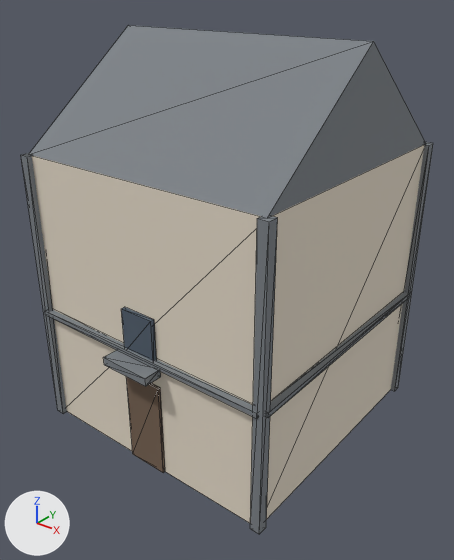
The glTF model public/buildings/lot_1x1.glb, before and after one commit.
Before and after are seen from a 50 mm lens placed at (12.09, -8.04, 10.6), pointed at (3.48, 2.71, 3.93). Every picture has the same lights, and +X, +Y and +Z are marked at lower left. The first picture is the older version. Mesh edges are drawn as thin lines. Vertices at exactly the same position are counted once.

Script lines for the objects in view, before the commit:
```python
me_lot_1x1 = bpy.data.meshes.new('lot_1x1')
me_lot_1x1.from_pydata(...)  # 98 vertices, 150 faces; spans x -0.16..6.66, y -0.55..6.66, z 0.0..9.5
# faces by material slot: [12, 114, 12, 12]
me_lot_1x1.materials.append(mat_lot_1x1)  # pale yellow #e5dac8
me_lot_1x1.materials.append(mat_lot_1x1_trim)  # grey #7c8186
me_lot_1x1.materials.append(mat_lot_1x1_door)  # brown #766150
me_lot_1x1.materials.append(mat_lot_1x1_glass)  # greyish blue #505d6c
ob_lot_1x1 = bpy.data.objects.new('lot_1x1', me_lot_1x1)
ob_lot_1x1.location = (0.0, 0.0, 0.0)
```
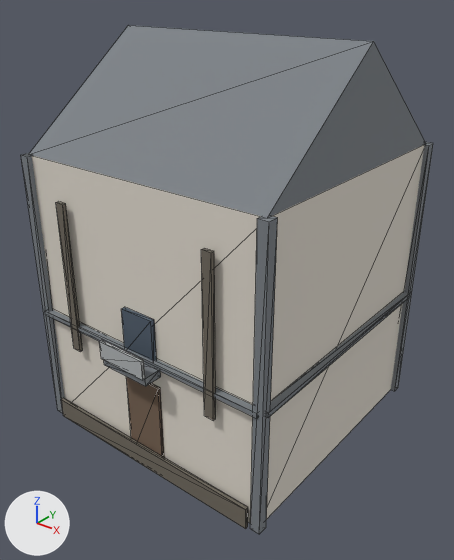
Where the change shows, as pixel boxes (x1, y1, x2, y2) in the pictures (454 x 560 px):
```json
{"part": 1, "of": "me_lot_1x1", "change": "added", "after": [61, 398, 248, 529]}
{"part": 2, "of": "me_lot_1x1", "change": "added", "after": [56, 201, 83, 352]}
{"part": 3, "of": "me_lot_1x1", "change": "added", "after": [201, 248, 216, 421]}
{"part": 4, "of": "me_lot_1x1", "change": "added", "after": [99, 340, 145, 380]}
```

The change, as JSON lines over the scene's bpy script:
```json
{"op": "add", "block": "mat_lot_1x1_metal", "code": ["mat_lot_1x1_metal = principled_material('lot_1x1_metal')", "mat_lot_1x1_metal.base_color = (0.44, 0.46, 0.47)  # grey #b1b5b6", "mat_lot_1x1_metal.roughness = 0.85"]}
{"op": "add", "block": "mat_lot_1x1_dirt", "code": ["mat_lot_1x1_dirt = principled_material('lot_1x1_dirt')", "mat_lot_1x1_dirt.base_color = (0.16, 0.14, 0.11)  # brown #6f695d", "mat_lot_1x1_dirt.roughness = 0.85"]}
{"block": "me_lot_1x1", "where": "# used by ob_lot_1x1; location = (0.0, 0.0, 0.0)"}
{"op": "remove", "block": "me_lot_1x1", "code": "me_lot_1x1.from_pydata(...)  # 98 vertices, 150 faces; spans x -0.16..6.66, y -0.55..6.66, z 0.0..9.5"}
{"op": "add", "block": "me_lot_1x1", "code": "me_lot_1x1.from_pydata(...)  # 136 vertices, 210 faces; spans x -0.16..6.66, y -0.62..6.68, z 0.0..9.5"}
{"block": "me_lot_1x1", "change": "me_lot_1x1 part 1: a new loose piece, a box spanning x 0.2..6.3, y -0.18..-0.1, z 0.0..0.55, in mat_lot_1x1_dirt (brown #6f695d)"}
{"block": "me_lot_1x1", "change": "me_lot_1x1 part 2: a new loose piece, a box spanning x 1.05..1.29, y -0.19..-0.11, z 2.45..6.16, in mat_lot_1x1_dirt (brown #6f695d)"}
{"block": "me_lot_1x1", "change": "me_lot_1x1 part 3: a new loose piece, a box spanning x 5.21..5.45, y -0.19..-0.11, z 2.45..6.16, in mat_lot_1x1_dirt (brown #6f695d)"}
{"block": "me_lot_1x1", "change": "me_lot_1x1 part 4"}
{"block": "me_lot_1x1", "change": "6 vertices are added at (2.6, -0.62, 3.0), (2.6, -0.62, 3.45), (2.6, -0.55, 3.45), (3.9, -0.62, 3.0), (3.9, -0.62, 3.45), (3.9, -0.55, 3.45)"}
{"block": "me_lot_1x1", "change": "12 new faces join them, mat_lot_1x1_metal (grey #b1b5b6)"}
{"block": "me_lot_1x1", "change": "other edits to the shape of me_lot_1x1 do not show in these pictures"}
{"op": "add", "block": "me_lot_1x1", "code": "me_lot_1x1.materials.append(mat_lot_1x1_metal)  # grey #b1b5b6"}
{"op": "add", "block": "me_lot_1x1", "code": "me_lot_1x1.materials.append(mat_lot_1x1_dirt)  # brown #6f695d"}
```
